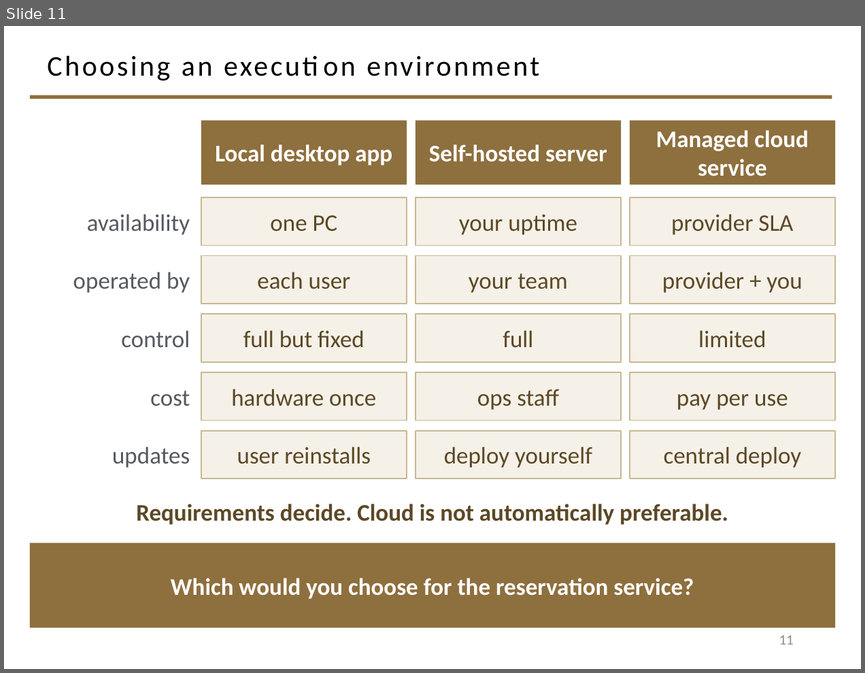
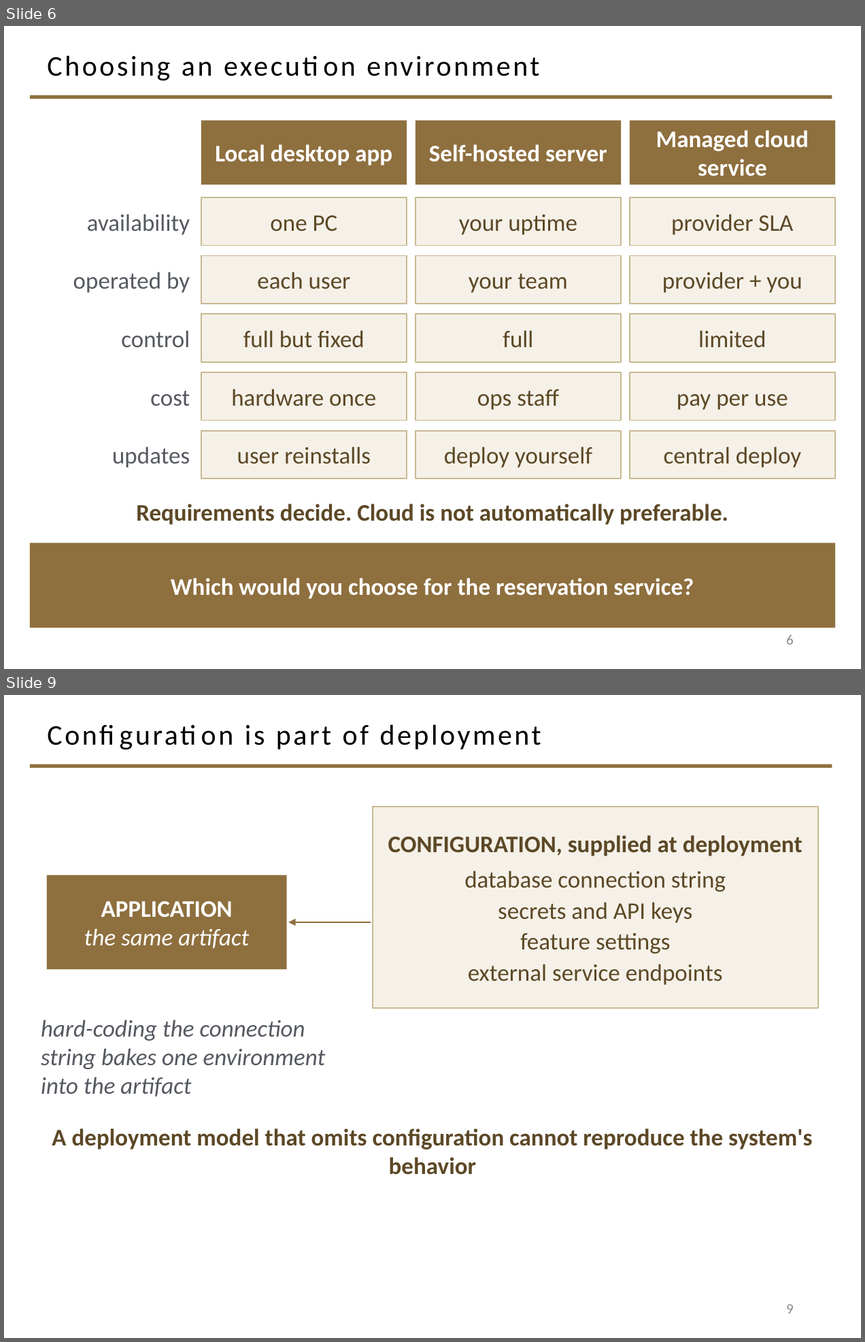
Before and after one commit to davisjam/model-based-agentic-software-engineering, a slide deck: course/lectures/act-3-software-in-the-world/02-compute-environments-and-data-management/3-1-Compute-Environments-and-Deployment.pptx. Shown one above the other, each under a label of ours: slide 11 before the commit, slides 6 and 9 after it; the slides between them are not shown. The pictures are 865x673 and 865x1342 pixels, drawn with LibreOffice and Linux fonts; fonts in the diff are those of the drawing; background and template pictures are left out. Boxes give left, top, right and bottom in pixels: in the first picture for what was removed or moved away, otherwise in the second. Text is boxed around its words. In the diff, an @@ line names an element or a change of style, - is before the commit and + after.

```diff
--- a/course/lectures/act-3-software-in-the-world/02-compute-environments-and-data-management/3-1-Compute-Environments-and-Deployment.pptx
+++ b/course/lectures/act-3-software-in-the-world/02-compute-environments-and-data-management/3-1-Compute-Environments-and-Deployment.pptx
@@ slide 9 added at [4,695,861,1338], background #FFFFFF; not listed: 1 template element that a slide beside it also shows @@
@@ title added at [245,724,541,749], 24 pt, text #000000 @@
+Configuration is part of deployment
@@ rectangle added at [373,807,818,1008], fill #F5F1E8, outline #C9B991 1 pt, 20 pt, text #5C4826 @@
+CONFIGURATION, supplied at deployment
+database connection string
+secrets and API keys
+feature settings
+external service endpoints
@@ rectangle added at [47,875,287,969], fill #8E6F3E, 20 pt, text #FFFFFF, italic @@
+APPLICATION
+the same artifact
@@ arrow added from (371, 922) to (288, 922), #8E6F3E 1.5 pt @@
@@ text added at [41,1019,326,1096], 20 pt, text #555960, italic @@
+hard-coding the connection string bakes one environment into the artifact
@@ text added at [52,1128,812,1174], 20 pt, text #5C4826, bold @@
+A deployment model that omits configuration cannot reproduce the system's behavior
@@ page number added at [786,1304,793,1313], 12 pt, text #8C8C8C @@
+9
@@ what was slide 11 is now slide 6 @@
@@ page number at [786,635,793,644]: text changed @@
-11
+6
```
Also in this commit, not shown: 4 other slides added, 6 slides removed, 1 other file.
